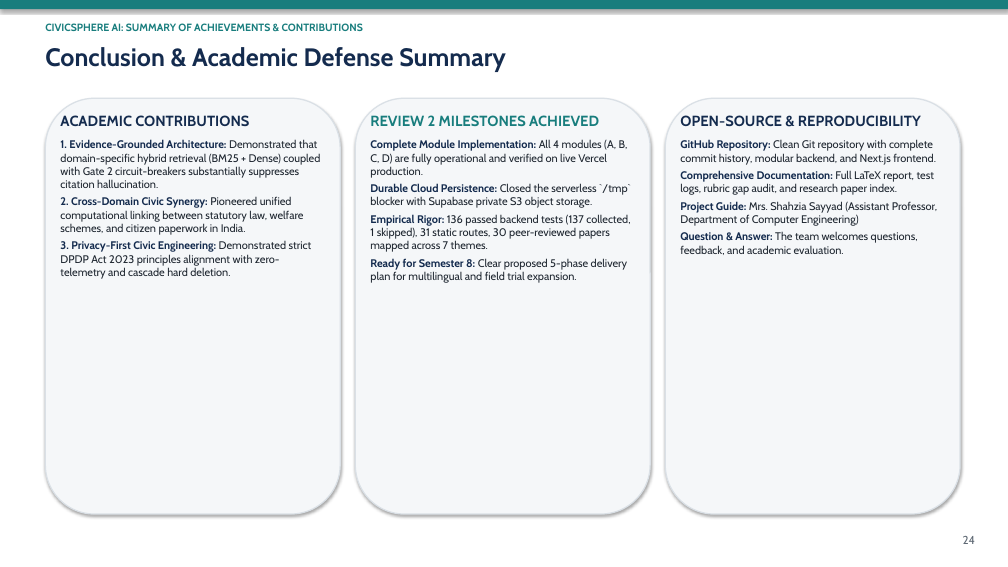
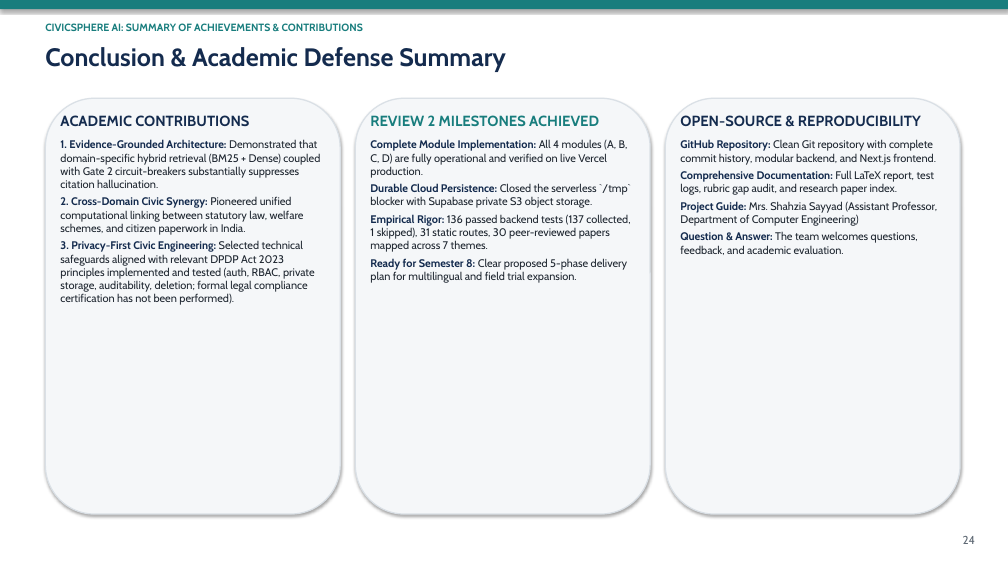
Before and after one commit to DEVANSHSAVLA/Finalyear_MajorProject, a slide deck: slide 24 of docs/review-2-submission/CivicSphere_AI_Review_2_Presentation.pptx. Drawn at 1008x567 pixels with LibreOffice and Linux fonts; fonts in the diff are those of the drawing. Boxes give left, top, right and bottom in pixels: in the first picture for what was removed or moved away, otherwise in the second. Text is boxed around its words. In the diff, an @@ line names an element or a change of style, - is before the commit and + after.

Commit message:
fix(review-2): reconcile release gates, test numbers, DPDP claims, PM-KISAN, and LaTeX reproducibility

```diff
--- a/docs/review-2-submission/CivicSphere_AI_Review_2_Presentation.pptx
+++ b/docs/review-2-submission/CivicSphere_AI_Review_2_Presentation.pptx
@@ text at (60, 240, 315, 305): text changed @@
-3. Privacy-First Civic Engineering: Demonstrated strict DPDP Act 2023 principles alignment with zero-telemetry and cascade hard deletion.
+3. Privacy-First Civic Engineering: Selected technical safeguards aligned with relevant DPDP Act 2023 principles implemented and tested (auth, RBAC, private storage, auditability, deletion; formal legal compliance certification has not been performed).
```
Also in this commit, not shown: 1 other slide changed, 20 other files.
